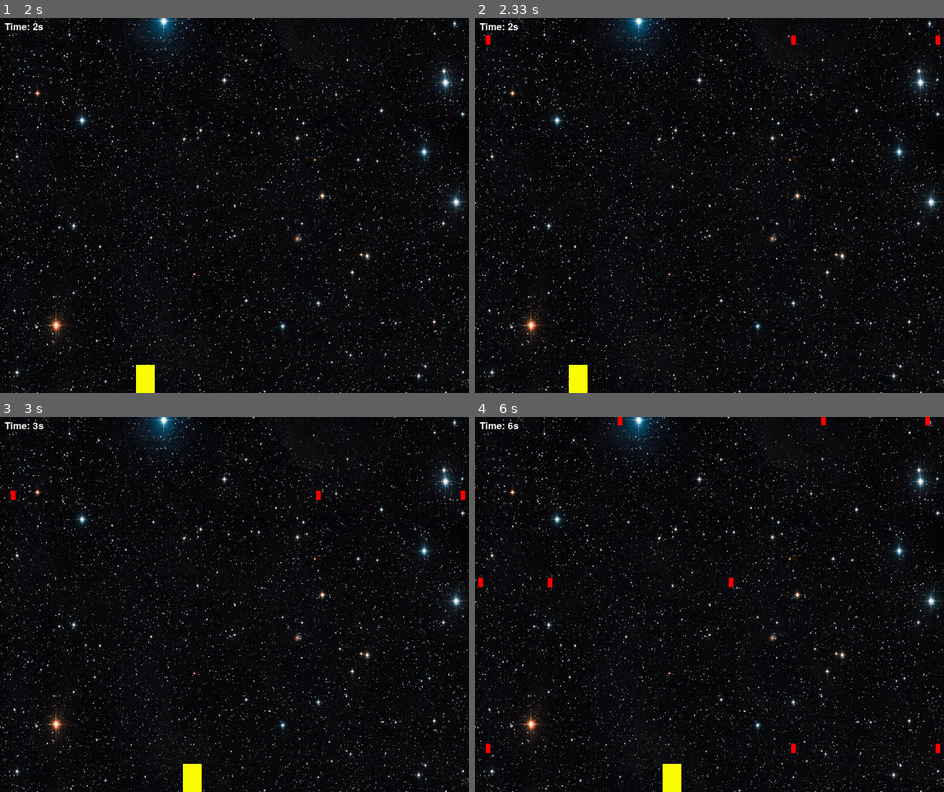
Above: before the commit, frames 1-4 (two rows, left to right).
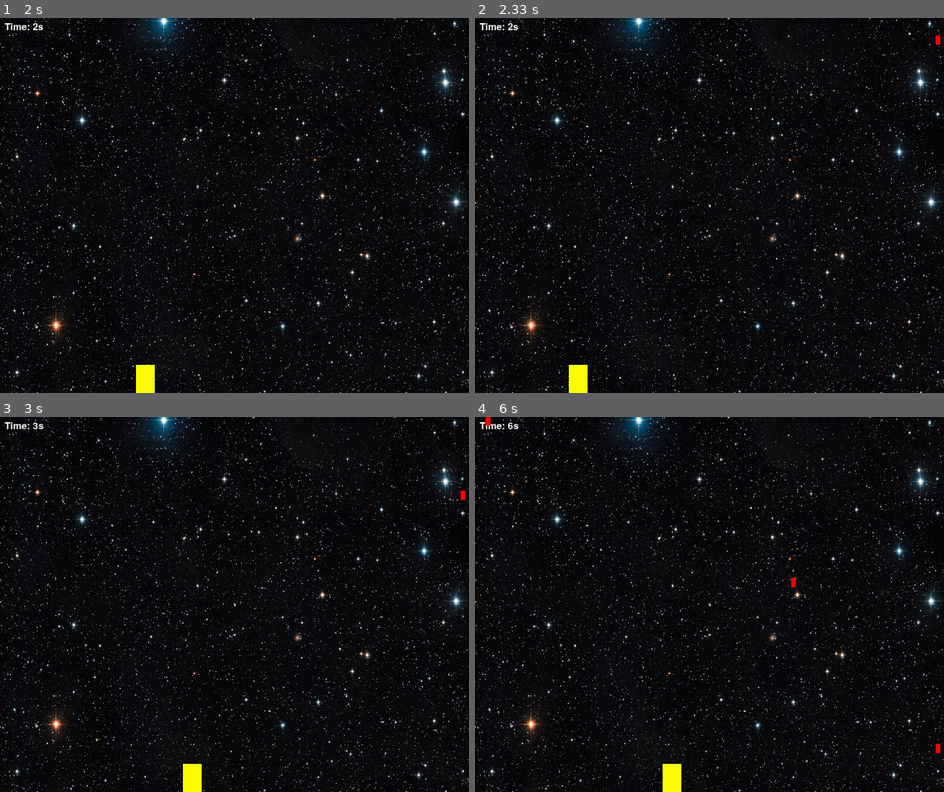
Above: after the commit, the same moments.

Repository: CarlosVanzego/Pygame
Game: pygame game, started from main.py
The game is run twice, just before and just after one commit, with the same random seed, the same clock (stepped at 60 frames per second) and the same inputs.
Inputs:
- Up to frame 1 (2 s): hold Right 0.33-0.8 s; hold Right 0.83-1.3 s; hold Left 1.33-1.87 s; hold Left from 1.9 s (still down)
- Up to frame 2 (2.33 s): release Left at 2.3 s
- Up to frame 3 (3 s): hold Right 2.33-2.97 s
- Up to frame 4 (6 s): hold Left 3-3.47 s; hold Right 3.5-3.97 s; hold Right 4-4.47 s; hold Left 4.5-5.03 s; hold Left 5.07-5.47 s; hold Right from 5.5 s (still down)

Frame 1 is identical in both runs. In frame 2, less than 0.1% of the frame differs, in the area x 2-69%, y 4-8%; in frame 3, less than 0.1%; in frame 4, 0.3%, in the area x 0-97%, y 0-90%.

Commit message:
main.py updates and comments

Diff:
--- a/main.py
+++ b/main.py
@@ -4,6 +4,7 @@
 import time
 # lastly, I am importing the 'random' module, this module allows me to generate random variables.
 import random
+# here I am initilaizing the font module, this is a requirement from pygame.
 pygame.font.init()
 # Here I am setting up my pygame window; This is where I am drawing up the draw different objects of the game, and havi …(289 unchanged characters)…
 WIDTH, HEIGHT  = 1000, 800
@@ -17,18 +18,19 @@
 PLAYER_WIDTH = 40
 # I created a constant variable called PLAYER_HEIGHT (this is the height of the player) and I set it equal to 60.
 PLAYER_HEIGHT = 60
-
+# I created a contant variable called "PLAYER_VEL" (short for player velocity); I set it equal to '5' so that it will move the player 5 pixels in whichever direction.
 PLAYER_VEL = 5
 BLAST_WIDTH = 10
 BLAST_HEIGHT = 20
 BLAST_VEL = 3
-# Here I am setting the font of the text on the screen.
+# Here I am creating a font object to set the font of the text on the screen. I used the FONT constant variable as I do not want this to change, then I assigned 'pygame.font.SysFont' and passed the font 'comicsans', and the size of the font which I set to 30.
 FONT = pygame.font.SysFont("comicsans", 30)
-# I created a function called 'draw' where I am drawing the  …(417 unchanged characters)…  the image will cover the entire screen.
+# I created a function called 'draw' where I am drawing the  …(417 unchanged characters)…  the image will cover the entire screen. I am also drawing the player, elasped time, and blasts on the screen.
 def draw(player, elapsed_time, blasts):
     WIN.blit(BG, (0, 0))
-
+    # Here I created a variable called time_text and assigned it FONT.render and passed the text that I want to render on the screen which is "Time: " showing the elapsed time since the start of the game. I am using an f string which allows me to embed a variable directly inside of a string and have it rendered as a string. Inside this I have the elapsed_time variable inside the round function which will round the time to the nearest second. "1" is for anti-aliasing which makes the text look better, and "white" is just the color I chose for the text.
     time_text = FONT.render(f"Time: {round(elapsed_time)}s", 1, "white")
+    # Here I am rendering the text on the screen. (10,10) is the position I am going to blit the text at, this allows for some padding from the top-left corner of the screen (10 pixels x, 10 pixels y) so this moves it slightly off the edge of the screen.
     WIN.blit(time_text, (10, 10))
 
     pygame.draw.rect(WIN, "yellow", player)
@@ -42,27 +44,36 @@
     run = True
     # I created the player variable to create the player for the game. pygame.Rect is just a rectanlge, after this I am …(312 unchanged characters)…
     player = pygame.Rect(200, HEIGHT - PLAYER_HEIGHT, PLAYER_WIDTH, PLAYER_HEIGHT)
-
+    # I created the clock variable and assigned it pygame.time.Clock(),
     clock = pygame.time.Clock()
+    # This start_time variable allows me to see how much time has elapsed since the start of the game; time.time() is giving me the current time once the game has started.
     start_time = time.time()
     elapsed_time = 0
-
+    # this is line adds the blasts every 200 milliseconds.
     blast_add_increment = 2000
+    # this is just telling me when to add the next blast to the screen.
     blast_count = 0
-
+    # here I am storing all the blasts that will end up on the screen; then they will be drawn onto the screen.
     blasts = []
+    # this is so that when this variable is checked later on, there wont be an error because 'hit' is undefined.
     hit = False
     # Here I used a while loop containing the 'run' variable; This is the m
     while run:
+        # blast_count is counting how many seconds have occured since the last clock tick. clock.tick(60) is an object I created to set the maximum number of frames per second that I want the While Loop to be running.
         blast_count += clock.tick(60)
+        # here I am storing the time that I started the while loop, then everytime there is an iteration, I am getting the current time and subtracting that from the start time which will give me the number of seconds that has elapsed since the start of the game (or while loop).
         elapsed_time = time.time() - start_time
-
+        # this if statement is for if the blast count is zero, and 2000 ms has passed, then I am going to add more blasts to the screen.
         if blast_count > blast_add_increment:
-            for _ in range(3):
+            # this for loop is adding 1 blast to the screen at a time.
+            for _ in range(1):
+                # I created the blast_x variable and assigned it an instance of the random module so that I can randomly position the blasts on the screen. random is the module, randint is a variable for a random integer in the range of 0 and the width minus the width of the screen and the blast width.
                 blast_x = random.randint(0, WIDTH - BLAST_WIDTH)
+                # I created the blast variable and assigned it pygame.rect which is the rectangular shape of the blast; then I pass blast_x which is the blast on the x-axis; I use -BLAST_HEIGHT so that the blast will start slightly above the top of the screen and then as it moves down, it will appear to enter the top of the screen.
                 blast = pygame.Rect(blast_x, -BLAST_HEIGHT, BLAST_WIDTH, BLAST_HEIGHT)
+                # then I am adding the star to the blasts list.
                 blasts.append(blast)
-
+            # this line adjusts the blast increments so that it will generate blasts faster; the 'max' function picks the maximum value out of 'blast_add_increment - 50' and 200; this allows for the minimum blast add increment I have is 200; This ulitmately is decreasing the increments at which the blast appear on the screen over time (subtracting by 50 from the original 2000).
             blast_add_increment = max(200, blast_add_increment - 50)
             blast_count = 0
 
@@ -74,30 +85,46 @@
                 run = False
                 # this line breaks out of the while loop because there is no need to continue checking the events if the user has hit the quit button.
                 break
-
+        # I created the variable 'keys' and assigned it pygame.key.get_pressed(), this will give a dictionary of all the keys the user has pressed, and tell me if they have pressed them or not.
         keys = pygame.key.get_pressed()
+        # This is an if statement for if a user presses the left arrow key; 'K_LEFT' is the code for the left arrow key. is a guard clause I made to ensure that the player can not move off of the screen. This ensures that I can subtract the players position and as long as the player's x coordinate is greater than 0, then we can continue to subtract; If it is not greater than 0 then it will not allow the player to move.
         if keys[pygame.K_LEFT] and player.x - PLAYER_VEL >= 0:
+            # then I am subtracting player.x which is the player on the x-axis, and I am subtracting the player velocity (which I defined above). The reason I am subtracting x is so that the player can move left, by subtracting the x coordiante, I am moving the player closer to the (0,0) coordinate. The player velocity is set to 5, so this line moves the player 5 pixels to the left.
             player.x -= PLAYER_VEL
+        # This is an if statement for if a user presses the left arrow key; 'K_RIGHT' is the code for the right arrow key. This differs from the line above because here I need to account for the fact that player.x is the top left-hand corner of the player, and I need to account for the width.
         if keys[pygame.K_RIGHT] and player.x + PLAYER_VEL + player.width <= WIDTH:
+            # then I am adding to the x coordinate of player.x, and I am adding to the player velocity (which I defined above). The reason I am subtracting x is so that the player can move right, by subtracting the x coordiante, I am moving the player closer to the (0,0) coordinate. The player velocity is set to 5, so this line moves the player 5 pixels to the right.
             player.x += PLAYER_VEL
-
+        # here I am interating through a copy of the blasts list.
         for blast in blasts[:]:
+            # this line moves the blast downard in the 'y' direction (vertically) by the velocity I specified above.
             blast.y += BLAST_VEL
+            # here I am saying if the blast.y is greater than the height of the sceen then..
             if blast.y > HEIGHT:
+              # ..then I remove the blast.
               blasts.remove(blast)
+            # here I am saying if the blast.y is equal to the player.y AND the blast collides(using collide.rect) with the player (specifically at the bottom of the screen)...
             elif blast.y + blast.height >= player.y and blast.colliderect(player):
+                # .. then I am going to remove the blast because it hit the player.
                 blasts.remove(blast)
+                # then I am setting hit equal to true because I will look at this variable later to see if the player has been hit by a blast..
                 hit = True
+                # and finally breaking out of the loop.
                 break
-
+        # this is the an if statement to check if the player was hit by a blast.
         if hit:
+            # I crreated the lost_text variable and assigned it a font with the message "YOU LOST!"
             lost_text = FONT.render("YOU LOST!", 1, "white")
+            # this puts the message in the middle of the screen by taking the full width of the text object, divide that by 2, then subtract that from the width/2
             WIN.blit(lost_text, (WIDTH/2 - lost_text.get_width()/2, HEIGHT/2 - lost_text.get_height()/2))
+            # this line updates the sceen once the collision occurs
             pygame.display.update()
+            # then I am delaying the update for 4000 ms so you can see the text before..
             pygame.time.delay(4000)
+            # breaking out of the loop and ending the game.
             break
 
-
+        # this draw function draws the player, the elapsed time, and the blasts on the screen.
         draw(player, elapsed_time, blasts)
     # this line closes the pygame window.
     pygame.QUIT()
